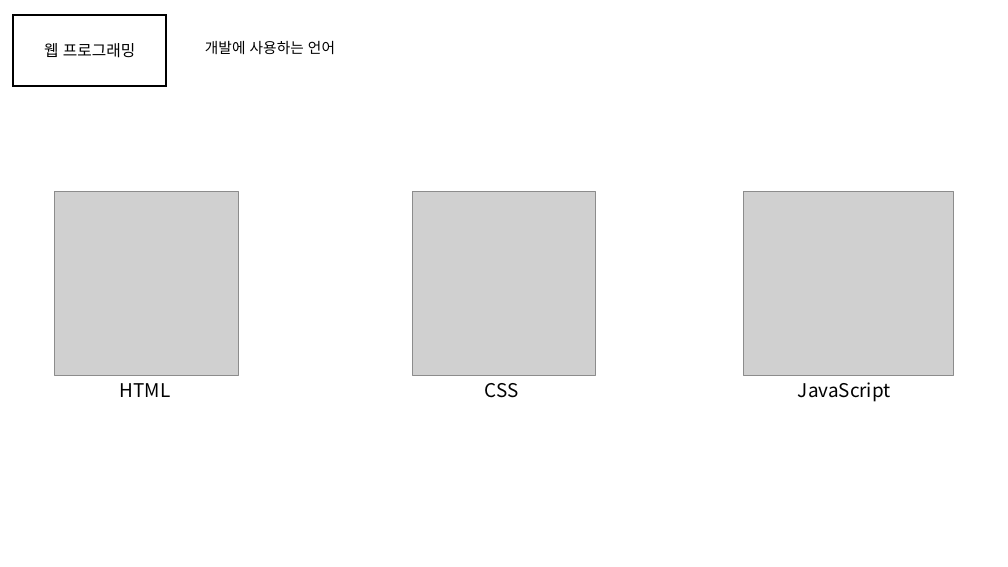
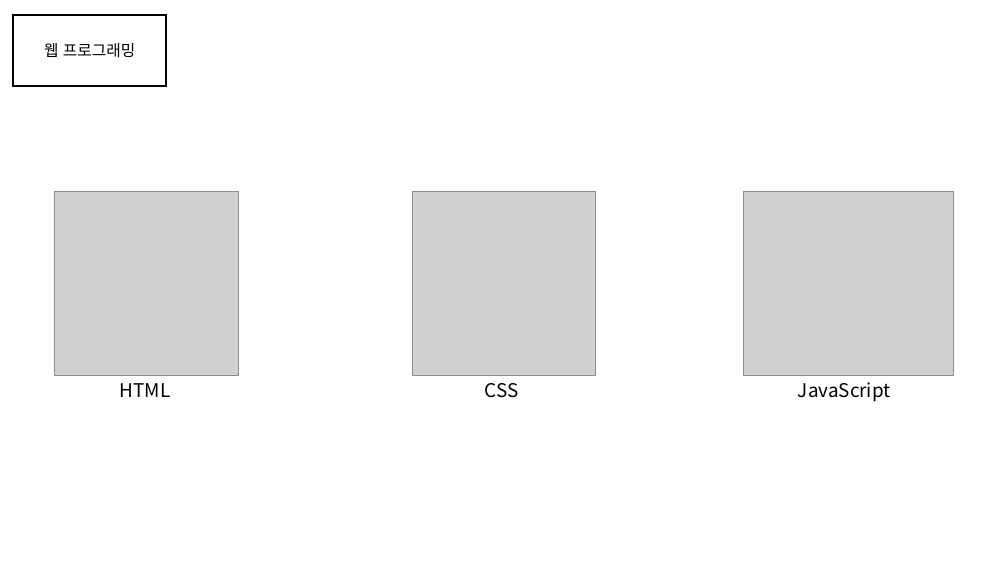
Before and after one commit to gunwoongPark/Seminar, a slide deck: slide 5 of 2020_11_11/세미나1.pptx. Drawn at 1008x567 pixels with LibreOffice and Linux fonts; fonts in the diff are those of the drawing; grey boxes stand for pictures. Boxes give left, top, right and bottom in pixels: in the first picture for what was removed or moved away, otherwise in the second. Text is boxed around its words. In the diff, an @@ line names an element or a change of style, - is before the commit and + after.

```diff
--- a/2020_11_11/세미나1.pptx
+++ b/2020_11_11/세미나1.pptx
@@ text removed at bbox=[205, 41, 335, 54] @@
-개발에 사용하는 언어
```
Also in this commit, not shown: 10 other slides changed, 2 slides added.
